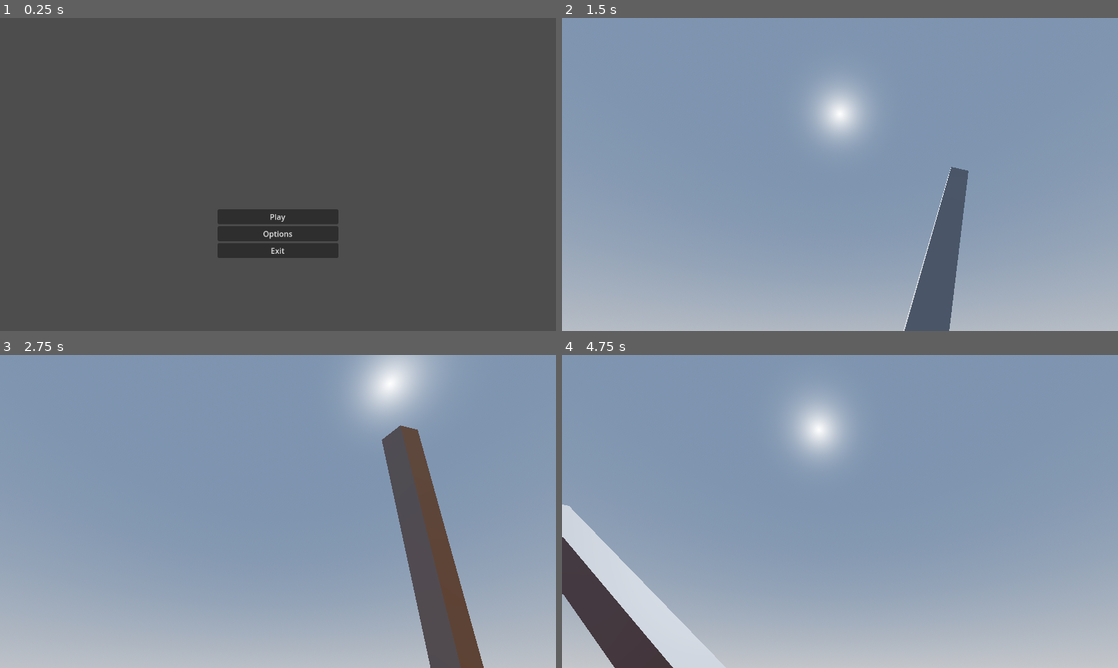
Above: before the commit, frames 1-4 (two rows, left to right).
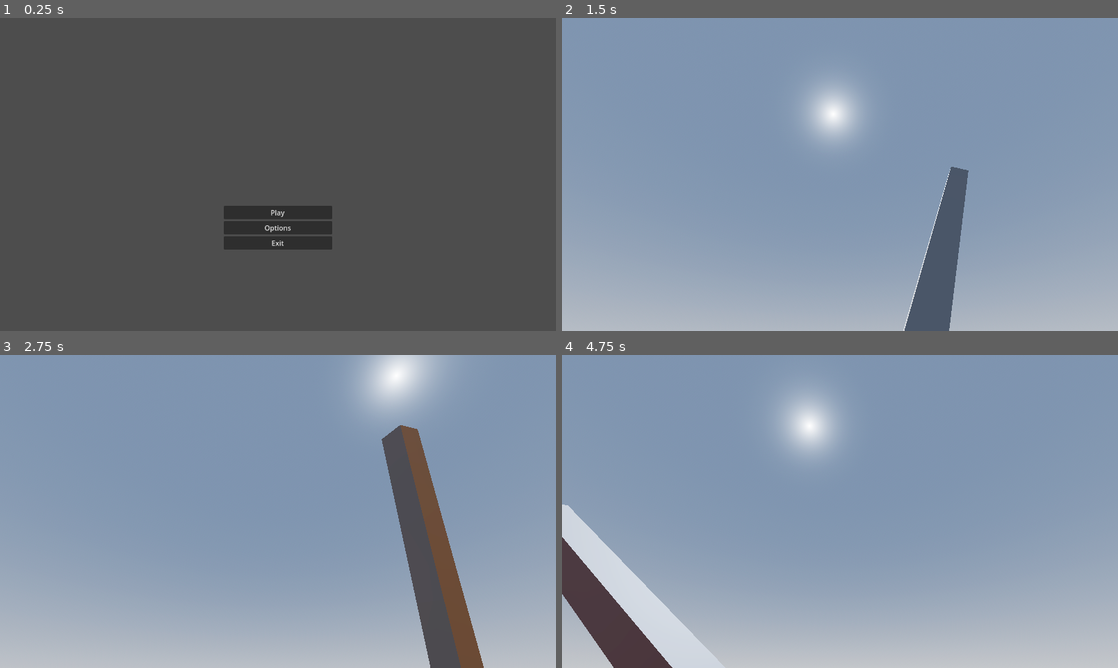
Above: after the commit, the same moments.

Repository: BlackOwlHU/ProjectParry
Game: Godot game, scene res://scenes/menu.tscn
The game is run twice, just before and just after one commit, with the same random seed, the same clock (stepped at 60 frames per second) and the same inputs.
Inputs (mouse positions are in pixels of both pictures, inside the frame that each line leads up to):
- Up to frame 1 (0.25 s): no input
- Up to frame 2 (1.5 s): click "Play" at 0.5 s; tap Enter (ui_accept) at 1.25 s; move the mouse to (867, 174) at 1.27 s; hold W (Forward) from 1.28 s (still down); click (867, 174) at 1.35 s
- Up to frame 3 (2.75 s): keep holding W (Forward); tap Enter (ui_accept) at 1.52, 2.27 s; move the mouse to (250, 511) at 2.02 s; click (250, 511) at 2.1 s
- Up to frame 4 (4.75 s): keep holding W (Forward); move the mouse to (851, 505) at 2.77 s; right-click (851, 505) at 2.85 s; click (851, 505) at 3.05 s; move the mouse to (834, 517) at 3.52 s; tap Shift (Sprint) at 3.6 s; tap Enter (ui_accept) at 3.77, 4.52 s; click (834, 517) at 3.8 s; move the mouse to (878, 514) at 4.27 s; click (878, 514) at 4.35 s

The runs differ from the first frame. In frame 1, 1.6% of the frame differs, in the area x 39-61%, y 60-77%; in frame 2, 0.1%; in frame 3, 0.1%; in frame 4, 0.6%.

Commit message:
a0.9
laid the ground work for enemy attacks

Diff:
--- a/characters/basic_sword_enemy.tscn
+++ b/characters/basic_sword_enemy.tscn
@@ -1,8 +1,11 @@
-[gd_scene load_steps=12 format=3 uid="uid://dft7wol7r165i"]
+[gd_scene load_steps=13 format=3 uid="uid://dft7wol7r165i"]
 
 [ext_resource type="Script" path="res://scripts/basic_sword_enemy.gd" id="1_s758i"]
 
 [sub_resource type="CapsuleShape3D" id="CapsuleShape3D_ulxrb"]
+
+[sub_resource type="BoxShape3D" id="BoxShape3D_cgwlm"]
+size = Vector3(1.6275, 1.84375, 2.89502)
 
 [sub_resource type="StandardMaterial3D" id="StandardMaterial3D_f2d5s"]
 albedo_color = Color(1, 0.151344, 0.108333, 1)
@@ -94,6 +97,12 @@
 [node name="BodyCollison" type="CollisionShape3D" parent="."]
 shape = SubResource("CapsuleShape3D_ulxrb")
 
+[node name="AttackRange" type="Area3D" parent="."]
+
+[node name="CollisionShape3D" type="CollisionShape3D" parent="AttackRange"]
+transform = Transform3D(1, 0, 0, 0, 1, 0, 0, 0, 1, 0.0271912, 0.421875, -0.94751)
+shape = SubResource("BoxShape3D_cgwlm")
+
 [node name="Area3D" type="Area3D" parent="."]
 
 [node name="DamageRegister" type="CollisionShape3D" parent="Area3D"]
@@ -127,6 +136,8 @@
 "Enemy Movements": SubResource("AnimationLibrary_7mteq")
 }
 
+[connection signal="body_entered" from="AttackRange" to="." method="_on_attack_range_body_entered"]
+[connection signal="body_exited" from="AttackRange" to="." method="_on_attack_range_body_exited"]
 [connection signal="area_entered" from="Area3D" to="." method="_on_area_3d_area_entered"]
 [connection signal="target_reached" from="NavigationAgent3D" to="." method="_on_navigation_agent_3d_target_reached"]
 [connection signal="timeout" from="Timer" to="." method="_on_timer_timeout"]
--- a/characters/player.tscn
+++ b/characters/player.tscn
@@ -197,7 +197,7 @@
 transform = Transform3D(1, 0, 0, 0, 1, 0, 0, 0, 1, 0, 0, -0.3)
 
 [node name="Weapon" type="MeshInstance3D" parent="CameraController/Camera3D/Right_Arm"]
-transform = Transform3D(0.0948145, -0.0374887, 0.0315619, -0.00563577, 0.957454, 0.0283028, -0.0312801, -0.286139, 0.0905694, 0.567922, -0.276739, -0.428297)
+transform = Transform3D(0.0948145, -0.0374887, 0.0315619, -0.00563577, 0.957454, 0.0283029, -0.0312801, -0.286139, 0.0905694, 0.567922, -0.276739, -0.428297)
 mesh = SubResource("BoxMesh_0ntqj")
 
 [node name="Hitbox" type="Area3D" parent="CameraController/Camera3D/Right_Arm/Weapon"]
--- a/project.godot
+++ b/project.godot
@@ -19,8 +19,14 @@
 
 global="*res://scripts/globalstats.gd"
 
+[debug]
+
+settings/stdout/print_fps=true
+
 [display]
 
+window/size/viewport_width=1280
+window/size/viewport_height=720
 window/stretch/mode="viewport"
 window/stretch/aspect="expand"
 
--- a/scenes/world.tscn
+++ b/scenes/world.tscn
@@ -60,10 +60,10 @@
 [node name="Enemies" type="Node3D" parent="."]
 
 [node name="Basic_Sword_Enemy2" parent="Enemies" instance=ExtResource("3_bmqgp")]
-transform = Transform3D(1, 0, 0, 0, 1, 0, 0, 0, 1, 3, 1, -13)
+transform = Transform3D(-0.942671, 0, -0.333724, 0, 1, 0, 0.333724, 0, -0.942671, 3, 1, -13)
 
 [node name="Basic_Sword_Enemy" parent="Enemies" instance=ExtResource("3_bmqgp")]
-transform = Transform3D(1, 0, 0, 0, 1, 0, 0, 0, 1, -6, 1, -12)
+transform = Transform3D(-0.499199, 0, -0.866488, 0, 1, 0, 0.866488, 0, -0.499199, -6, 1, -12)
 
 [node name="NavigationRegion3D" type="NavigationRegion3D" parent="."]
 navigation_mesh = SubResource("NavigationMesh_pvwil")
--- a/scripts/basic_sword_enemy.gd
+++ b/scripts/basic_sword_enemy.gd
@@ -1,7 +1,6 @@
 extends CharacterBody3D
 #hours i have spend to fix this: 11
 @export var Enemy_Damage = 10
-const  Attack_Range = 1
 @onready var ai = true
 @onready var nav_agent: NavigationAgent3D = $NavigationAgent3D
 @export var SPEED = 4.0
@@ -15,20 +14,20 @@
 @onready var Sword = $Right_Arm/Sword
 @onready var Hitbox = $Area3D
 @onready var anim_player = $AnimationPlayer
+@onready var AttackRange = $AttackRange
 
 var enemy_health = 100
 
 func _ready():
-	pass
+	anim_player.play("RESET")
 	#nav_agent.path_changed.connect(func():print("path changed"))
-	call_deferred("actor_setup")
-
-func actor_setup():
-	await  get_tree().physics_frame
-	nav_agent.target_position = player.position
+	#call_deferred("actor_setup")
+#
+#func actor_setup():
+	#await  get_tree().physics_frame
+	#nav_agent.target_position = player.position
 
 func _physics_process(_delta: float) -> void:
-	anim_player.play("Enemy Attacks/simple attack", _target_in_range())
 	if ai:
 		if NavigationServer3D.map_get_iteration_id(nav_agent.get_navigation_map()) == 0:
 			return
@@ -58,10 +57,10 @@
 	print("reached")
 
 func _on_area_3d_area_entered(area: Area3D) -> void:
-	if enemy_health > 0:
-		print("enemy_health:")
-		print(enemy_health)
 	if area.owner is Player:
+		if enemy_health > 0:
+			print("enemy_health:")
+			print(enemy_health)
 		enemy_health -= global.player_damage
 		if enemy_health <= 0:
 			ai = false
@@ -75,5 +74,11 @@
 			#$StaticBody3D.collision_layer = 0
 			#$StaticBody3D.collision_mask = 0
 
-func _target_in_range():
-	return global_position.distance_to(velocity) < Attack_Range
+
+func _on_attack_range_body_entered(body: Node3D) -> void:
+	if body.is_in_group('Player'):
+		anim_player.play("Enemy Attacks/simple attack")
+
+func _on_attack_range_body_exited(body: Node3D) -> void:
+		if body.is_in_group('Player'):
+			anim_player.play("RESET")
--- a/scripts/breakable_wall.gd
+++ b/scripts/breakable_wall.gd
@@ -12,16 +12,15 @@
 
 
 func _on_area_entered(area: Area3D) -> void:
-	if wall_health > 0:
-		print("wall_health:")
-		print(wall_health)
 	if area.owner is Player:
-		wall_health -= global.player_damage
-		if wall_health <= 0:
-			print("wall_breaked")
-			$MeshInstance3D.visible = false
-
-			$CollisionShape3D2.set_deferred("disabled", true)
-			$StaticBody3D/CollisionShape3D.set_deferred("disabled", true)
-			$StaticBody3D.collision_layer = 0
-			$StaticBody3D.collision_mask = 0
+		if wall_health > 0:
+			print("wall_health:")
+			print(wall_health)
+			wall_health -= global.player_damage
+			if wall_health <= 0:
+				print("wall_breaked")
+				$MeshInstance3D.visible = false
+				$CollisionShape3D2.set_deferred("disabled", true)
+				$StaticBody3D/CollisionShape3D.set_deferred("disabled", true)
+				$StaticBody3D.collision_layer = 0
+				$StaticBody3D.collision_mask = 0
